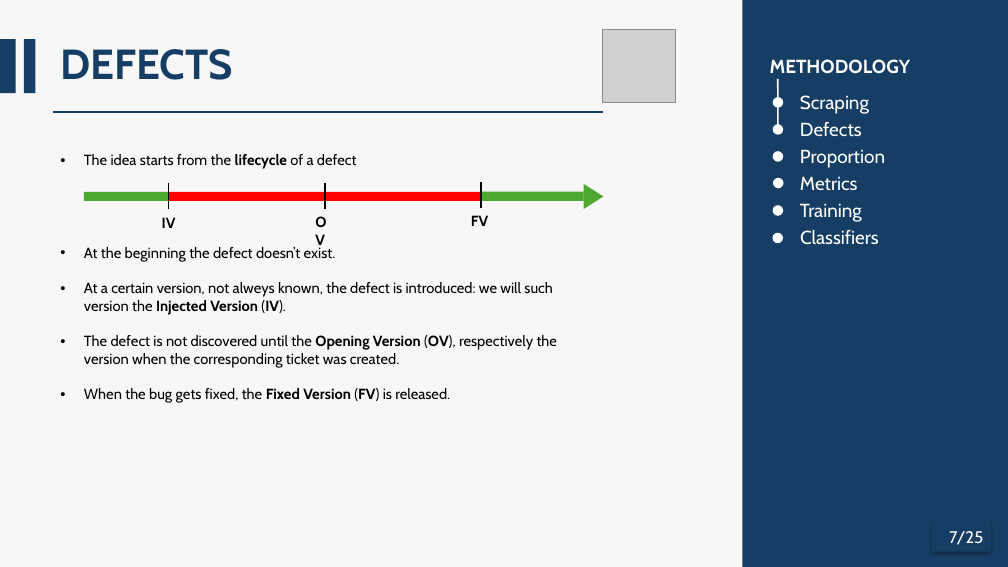
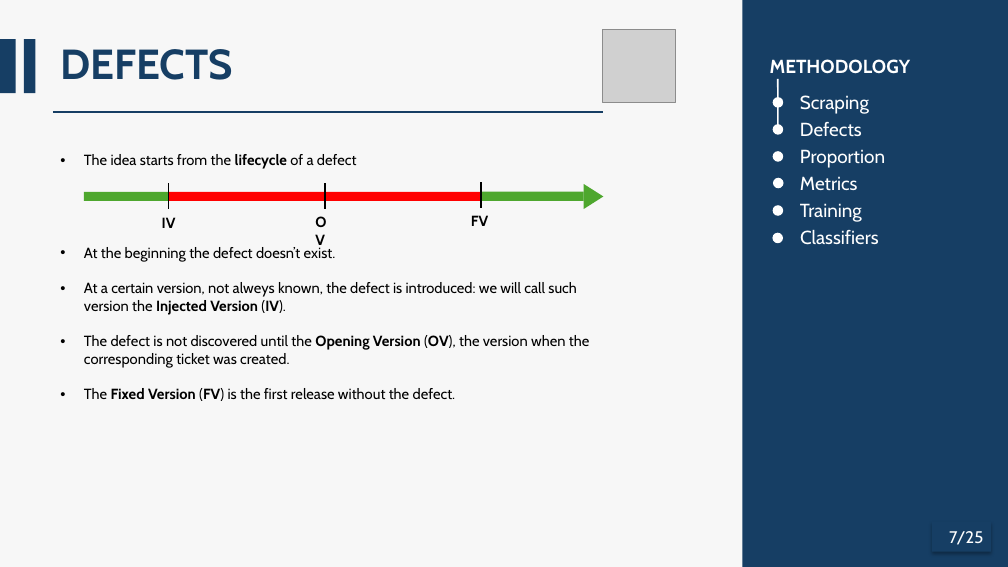
Before and after one commit to AlessandroFinocchi/ISW2_Metrics_Proj, a slide deck: slide 7 of docs/ISW2_Presentation.pptm. Drawn at 1008x567 pixels with LibreOffice and Linux fonts; fonts in the diff are those of the drawing; grey boxes stand for pictures. Boxes give left, top, right and bottom in pixels: in the first picture for what was removed or moved away, otherwise in the second. Text is boxed around its words. In the diff, an @@ line names an element or a change of style, - is before the commit and + after.

Commit message:
Slides updated

```diff
--- a/docs/ISW2_Presentation.pptm
+++ b/docs/ISW2_Presentation.pptm
@@ text at (84,282,589,401): text changed @@
-• At a certain version, not alweys known, the defect is introduced: we will such version the Injected Version (IV).
-• The defect is not discovered until the Opening Version (OV), respectively the version when the corresponding ticket was created.
-• When the bug gets fixed, the Fixed Version (FV) is released.
+• At a certain version, not alweys known, the defect is introduced: we will call such version the Injected Version (IV).
+• The defect is not discovered until the Opening Version (OV), the version when the corresponding ticket was created.
+• The Fixed Version (FV) is the first release without the defect.
```
Also in this commit, not shown: 4 other slides changed.
